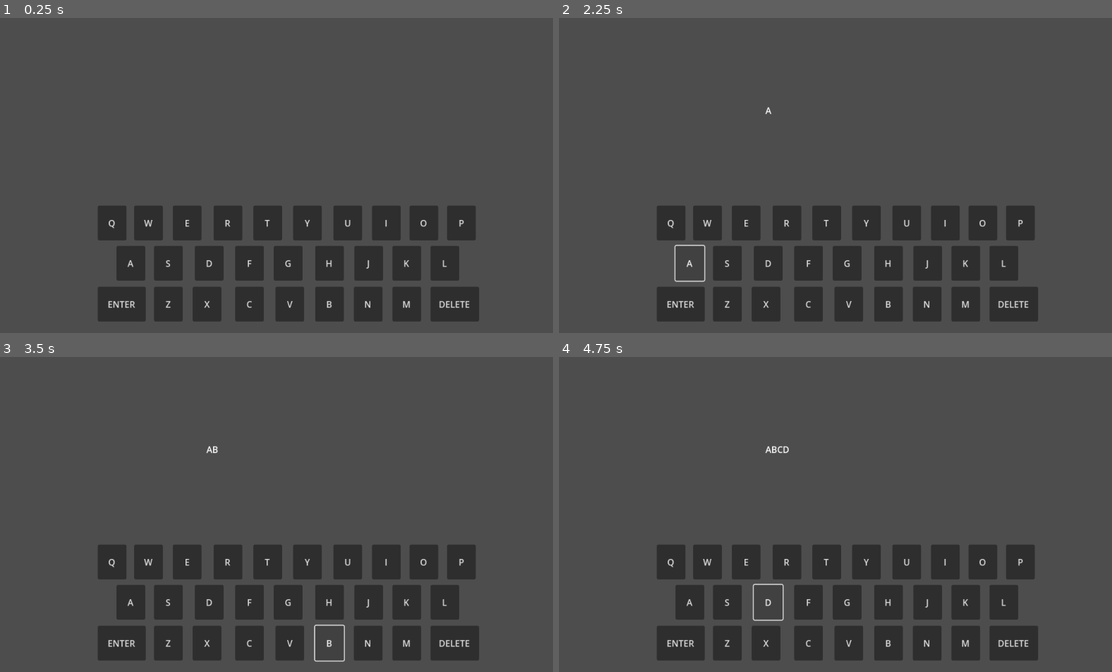
Above: before the commit, frames 1-4 (two rows, left to right).
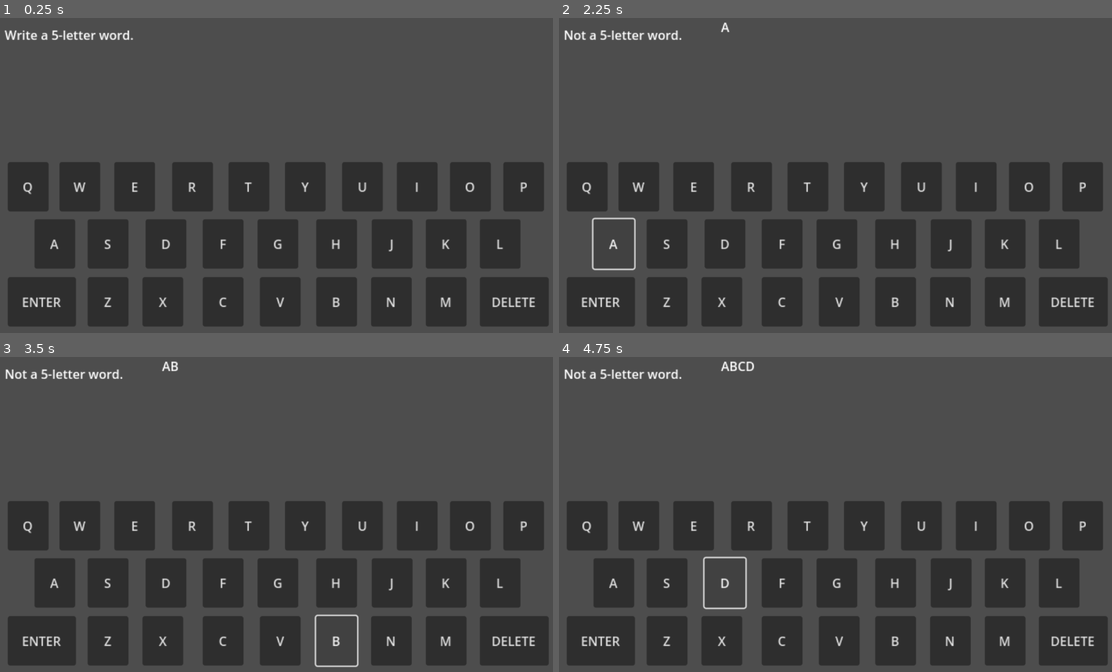
Above: after the commit, the same moments.

Repository: Mardiros129/WordWill
Game: Godot game, scene res://game.tscn
The game is run twice, just before and just after one commit, with the same random seed, the same clock (stepped at 60 frames per second) and the same inputs.
Inputs:
- Up to frame 1 (0.25 s): no input
- Up to frame 2 (2.25 s): click "ENTER" at 0.5 s; click "ENTER" at 1.25 s; click "A" at 2 s
- Up to frame 3 (3.5 s): click "B" at 2.75 s
- Up to frame 4 (4.75 s): click "C" at 3.5 s; click "D" at 4.25 s

The runs differ from the first frame. In frame 1, 29% of the frame differs, in the area x 0-100%, y 3-98%; in frame 2, 28%; in frame 3, 29%; in frame 4, 29%.
Error before the commit: Invalid assignment of property or key 'text' with value of type 'String' on a base object of type 'null instance'. (res://InputBox.gd:13)

Commit message:
Trying to merge changes

Diff:
--- a/game.tscn
+++ b/game.tscn
@@ -1,25 +1,33 @@
 [gd_scene load_steps=2 format=3 uid="uid://bvaq87g2hr72f"]
 
-[ext_resource type="Script" path="res://InputBox.gd" id="1_jewaf"]
+[ext_resource type="Script" uid="uid://b8y2ikj2mrww0" path="res://InputBox.gd" id="1_jewaf"]
 
 [node name="Node2D" type="Node2D"]
 
 [node name="InputBox" type="Label" parent="."]
-offset_left = 713.0
-offset_top = 293.0
-offset_right = 994.0
-offset_bottom = 373.0
-scale = Vector2(1.88, 1.88)
+offset_left = 337.0
+offset_right = 618.0
+offset_bottom = 80.0
+scale = Vector2(1.6, 1.6)
 script = ExtResource("1_jewaf")
 
 [node name="Output" type="Label" parent="InputBox"]
 layout_mode = 0
-offset_left = 464.362
-offset_top = -138.83
-offset_right = 625.362
-offset_bottom = 240.17
+offset_left = 344.375
+offset_top = -3.12502
+offset_right = 505.375
+offset_bottom = 375.875
+
+[node name="Debug" type="Label" parent="InputBox"]
+layout_mode = 0
+offset_left = -200.625
+offset_top = 10.0
+offset_right = -93.625
+offset_bottom = 49.0
+text = "..."
 
 [node name="EnterKey" type="Button" parent="InputBox"]
+layout_mode = 0
 offset_left = -197.34
 offset_top = 331.043
 offset_right = -110.34
@@ -27,6 +35,7 @@
 text = "ENTER"
 
 [node name="DeleteKey" type="Button" parent="InputBox"]
+layout_mode = 0
 offset_left = 405.659
 offset_top = 331.043
 offset_right = 493.659
@@ -34,6 +43,7 @@
 text = "DELETE"
 
 [node name="AKey" type="Button" parent="InputBox"]
+layout_mode = 0
 offset_left = -163.34
 offset_top = 257.043
 offset_right = -111.34
@@ -41,6 +51,7 @@
 text = "A"
 
 [node name="BKey" type="Button" parent="InputBox"]
+layout_mode = 0
 offset_left = 196.66
 offset_top = 331.043
 offset_right = 248.66
@@ -48,6 +59,7 @@
 text = "B"
 
 [node name="CKey" type="Button" parent="InputBox"]
+layout_mode = 0
 offset_left = 51.6595
 offset_top = 331.043
 offset_right = 103.66
@@ -55,6 +67,7 @@
 text = "C"
 
 [node name="DKey" type="Button" parent="InputBox"]
+layout_mode = 0
 offset_left = -21.3405
 offset_top = 257.043
 offset_right = 30.6595
@@ -62,6 +75,7 @@
 text = "D"
 
 [node name="EKey" type="Button" parent="InputBox"]
+layout_mode = 0
 offset_left = -61.3405
 offset_top = 184.043
 offset_right = -9.34048
@@ -69,6 +83,7 @@
 text = "E"
 
 [node name="FKey" type="Button" parent="InputBox"]
+layout_mode = 0
 offset_left = 51.6595
 offset_top = 257.043
 offset_right = 103.66
@@ -76,6 +91,7 @@
 text = "F"
 
 [node name="GKey" type="Button" parent="InputBox"]
+layout_mode = 0
 offset_left = 121.66
 offset_top = 257.043
 offset_right = 173.66
@@ -83,6 +99,7 @@
 text = "G"
 
 [node name="HKey" type="Button" parent="InputBox"]
+layout_mode = 0
 offset_left = 196.66
 offset_top = 257.043
 offset_right = 248.66
@@ -90,6 +107,7 @@
 text = "H"
 
 [node name="IKey" type="Button" parent="InputBox"]
+layout_mode = 0
 offset_left = 299.66
 offset_top = 184.043
 offset_right = 351.66
@@ -97,6 +115,7 @@
 text = "I"
 
 [node name="JKey" type="Button" parent="InputBox"]
+layout_mode = 0
 offset_left = 267.66
 offset_top = 257.043
 offset_right = 319.66
@@ -104,6 +123,7 @@
 text = "J"
 
 [node name="KKey" type="Button" parent="InputBox"]
+layout_mode = 0
 offset_left = 336.66
 offset_top = 257.043
 offset_right = 388.659
@@ -111,6 +131,7 @@
 text = "K"
 
 [node name="LKey" type="Button" parent="InputBox"]
+layout_mode = 0
 offset_left = 405.659
 offset_top = 257.043
 offset_right = 457.659
@@ -118,6 +139,7 @@
 text = "L"
 
 [node name="MKey" type="Button" parent="InputBox"]
+layout_mode = 0
 offset_left = 336.66
 offset_top = 331.043
 offset_right = 388.659
@@ -125,6 +147,7 @@
 text = "M"
 
 [node name="NKey" type="Button" parent="InputBox"]
+layout_mode = 0
 offset_left = 266.66
 offset_top = 331.043
 offset_right = 318.66
@@ -132,6 +155,7 @@
 text = "N"
 
 [node name="OKey" type="Button" parent="InputBox"]
+layout_mode = 0
 offset_left = 367.66
 offset_top = 184.043
 offset_right = 419.659
@@ -139,6 +163,7 @@
 text = "O"
 
 [node name="PKey" type="Button" parent="InputBox"]
+layout_mode = 0
 offset_left = 435.659
 offset_top = 184.043
 offset_right = 487.659
@@ -146,6 +171,7 @@
 text = "P"
 
 [node name="QKey" type="Button" parent="InputBox"]
+layout_mode = 0
 offset_left = -197.34
 offset_top = 184.043
 offset_right = -145.34
@@ -153,6 +179,7 @@
 text = "Q"
 
 [node name="RKey" type="Button" parent="InputBox"]
+layout_mode = 0
 offset_left = 12.6595
 offset_top = 184.043
 offset_right = 64.6595
@@ -160,6 +187,7 @@
 text = "R"
 
 [node name="SKey" type="Button" parent="InputBox"]
+layout_mode = 0
 offset_left = -95.3405
 offset_top = 257.043
 offset_right = -43.3405
@@ -167,6 +195,7 @@
 text = "S"
 
 [node name="TKey" type="Button" parent="InputBox"]
+layout_mode = 0
 offset_left = 84.6595
 offset_top = 184.043
 offset_right = 136.66
@@ -174,6 +203,7 @@
 text = "T"
 
 [node name="UKey" type="Button" parent="InputBox"]
+layout_mode = 0
 offset_left = 229.66
 offset_top = 184.043
 offset_right = 281.66
@@ -181,6 +211,7 @@
 text = "U"
 
 [node name="VKey" type="Button" parent="InputBox"]
+layout_mode = 0
 offset_left = 124.66
 offset_top = 331.043
 offset_right = 176.66
@@ -188,6 +219,7 @@
 text = "V"
 
 [node name="WKey" type="Button" parent="InputBox"]
+layout_mode = 0
 offset_left = -131.34
 offset_top = 184.043
 offset_right = -79.3405
@@ -195,6 +227,7 @@
 text = "W"
 
 [node name="XKey" type="Button" parent="InputBox"]
+layout_mode = 0
 offset_left = -25.3405
 offset_top = 331.043
 offset_right = 26.6595
@@ -202,6 +235,7 @@
 text = "X"
 
 [node name="YKey" type="Button" parent="InputBox"]
+layout_mode = 0
 offset_left = 156.66
 offset_top = 184.043
 offset_right = 208.66
@@ -209,6 +243,7 @@
 text = "Y"
 
 [node name="ZKey" type="Button" parent="InputBox"]
+layout_mode = 0
 offset_left = -95.3405
 offset_top = 331.043
 offset_right = -43.3405
--- a/project.godot
+++ b/project.godot
@@ -10,12 +10,7 @@
 
 [application]
 
-config/name="WordWill"
+config/name="Preload"
 run/main_scene="res://game.tscn"
-config/features=PackedStringArray("4.2", "Forward Plus")
+config/features=PackedStringArray("4.4")
 config/icon="res://icon.svg"
-
-[display]
-
-window/size/viewport_width=1920
-window/size/viewport_height=1080
Not shown, added: InputBox.gd.uid
